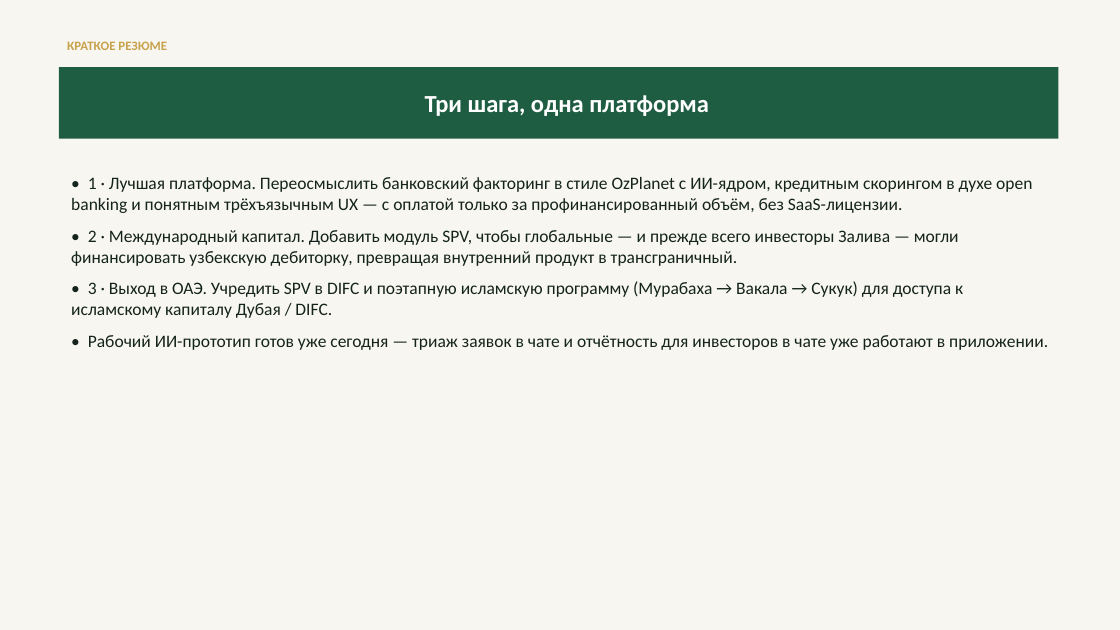
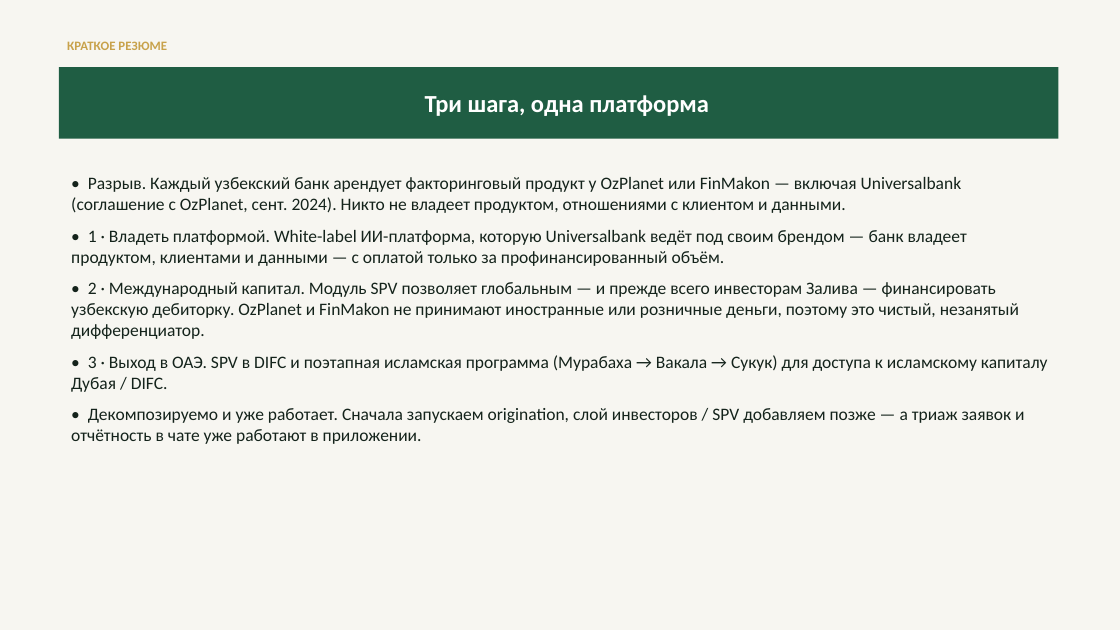
Before and after one commit to predictivelabsai/factorio, a slide deck: slide 2 of docs/universalbank_consistente_proposal_ru.pptx. Drawn at 1120x630 pixels with LibreOffice and Linux fonts; fonts in the diff are those of the drawing. Boxes give left, top, right and bottom in pixels: in the first picture for what was removed or moved away, otherwise in the second. Text is boxed around its words. In the diff, an @@ line names an element or a change of style, - is before the commit and + after.

```diff
--- a/docs/universalbank_consistente_proposal_ru.pptx
+++ b/docs/universalbank_consistente_proposal_ru.pptx
@@ text at [71,177,1048,444]: text changed @@
-• 1 · Лучшая платформа. Переосмыслить банковский факторинг в стиле OzPlanet с ИИ-ядром, кредитным скорингом в духе open banking и понятным трёхъязычным UX — с оплатой только за профинансированный объём, без SaaS-лицензии.
-• 2 · Международный капитал. Добавить модуль SPV, чтобы глобальные — и прежде всего инвесторы Залива — могли финансировать узбекскую дебиторку, превращая внутренний продукт в трансграничный.
-• 3 · Выход в ОАЭ. Учредить SPV в DIFC и поэтапную исламскую программу (Мурабаха → Вакала → Сукук) для доступа к исламскому капиталу Дубая / DIFC.
-• Рабочий ИИ-прототип готов уже сегодня — триаж заявок в чате и отчётность для инвесторов в чате уже работают в приложении.
+• Разрыв. Каждый узбекский банк арендует факторинговый продукт у OzPlanet или FinMakon — включая Universalbank (соглашение с OzPlanet, сент. 2024). Никто не владеет продуктом, отношениями с клиентом и данными.
+• 1 · Владеть платформой. White-label ИИ-платформа, которую Universalbank ведёт под своим брендом — банк владеет продуктом, клиентами и данными — с оплатой только за профинансированный объём.
+• 2 · Международный капитал. Модуль SPV позволяет глобальным — и прежде всего инвесторам Залива — финансировать узбекскую дебиторку. OzPlanet и FinMakon не принимают иностранные или розничные деньги, поэтому это чистый, незанятый дифференциатор.
+• 3 · Выход в ОАЭ. SPV в DIFC и поэтапная исламская программа (Мурабаха → Вакала → Сукук) для доступа к исламскому капиталу Дубая / DIFC.
+• Декомпозируемо и уже работает. Сначала запускаем origination, слой инвесторов / SPV добавляем позже — а триаж заявок и отчётность в чате уже работают в приложении.
```
Also in this commit, not shown: 2 other slides changed, 7 slides added, 1 slide removed, 33 other files.
